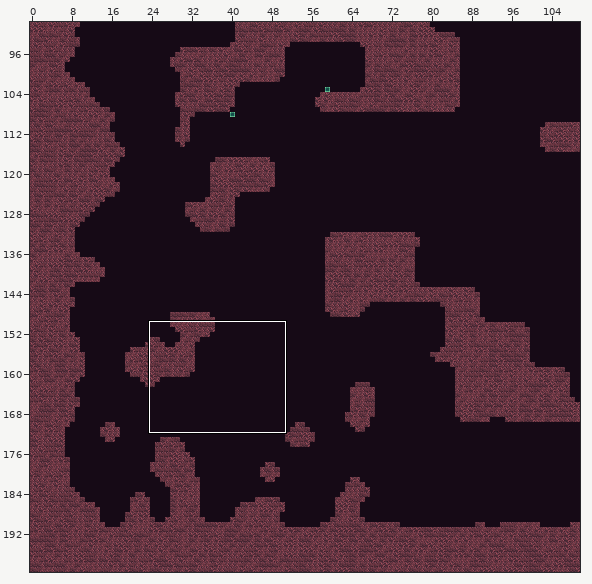
An edit to a level. Tiled map, android/assets/maps/level1.tmx. The first picture is a wide view before the edit; the outline marks the close-up.
Close-up. Old version:
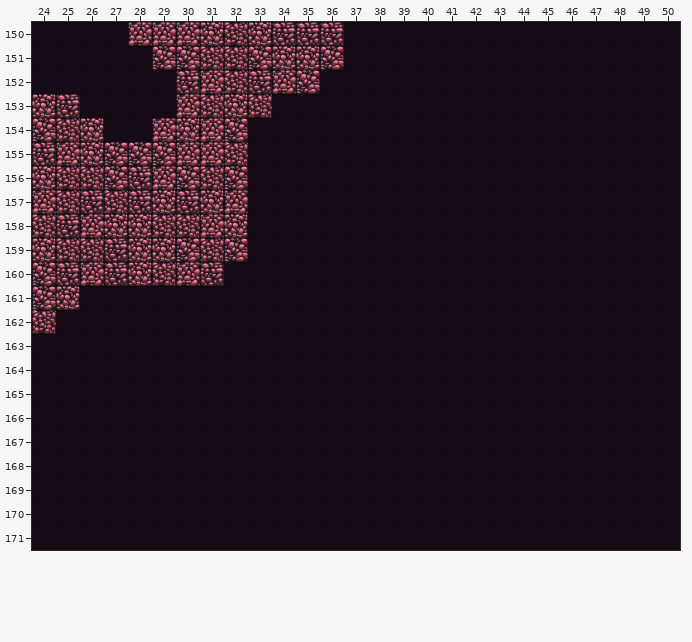
Cells are 64x64 px. Shown: x 24..50, y 150..171. The commit also changed other parts of the map, which this record leaves out.
And afterwards:
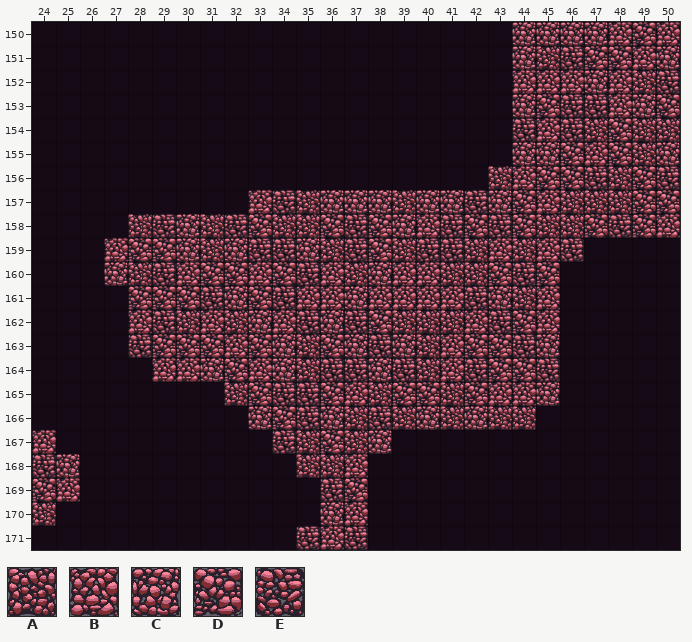
Key: from "tileMapGutter": A 5, B 6, C 7, D 8, E 9.
_ is an empty cell.
The exact change:
Layer "terrain":
y 150: x 28..36 BBBCACEEE -> _________; x 44..50 _______ -> CCCCBDB
y 151: x 29..36 DDAADCCD -> ________; x 44..50 _______ -> CAEDDBC
y 152: x 30..35 EBAEBD -> ______; x 44..50 _______ -> BBBCBAE
y 153: x 24..25 CE -> __; x 30..33 BACA -> ____; x 44..50 _______ -> CDEEBCD
y 154: x 24..26 DAC -> ___; x 29..32 BCBD -> ____; x 44..50 _______ -> EBEADAA
y 155: x 24..32 EBCDDDBBA -> _________; x 44..50 _______ -> CCDBDAC
y 156: x 24..32 CAADEBDAD -> _________; x 43..50 ________ -> ABDDEADE
y 157: x 24..50 BAEAECECB__________________ -> _________BEACCCACCECDBAAADD
y 158: x 24..50 AEBCCAABC__________________ -> ____AECAEDAADEDCBEDEDAADEDB
y 159: x 24..30 CAAECCD -> ___BDDC; x 32..46 D______________ -> CEECAEDAEEABABE
y 160: x 24..29 DEBECA -> ___CAE; x 31..45 E______________ -> DDBDEBACBBAADED
y 161: x 24..25 DC -> __; x 28..45 __________________ -> DDDECDEBBCBBBBECAB
y 162: x 24 A -> _; x 28..45 __________________ -> BEABACBECEDAAABEDB
y 163: x 28..45 __________________ -> EDDDBDCADCECABDDEC
y 164: x 29..45 _________________ -> BBCDBCAEECEABEDDE
y 165: x 32..45 ______________ -> ADEEDBADDADBBC
y 166: x 33..44 ____________ -> CDECAEACACAA
y 167: x 24 _ -> B; x 34..38 _____ -> EADAC
y 168: x 24..25 __ -> EC; x 35..37 ___ -> AAB
y 169: x 24..25 __ -> DB; x 36..37 __ -> ED
y 170: x 24 _ -> A; x 36..37 __ -> CB
y 171: x 35..37 ___ -> EBE
